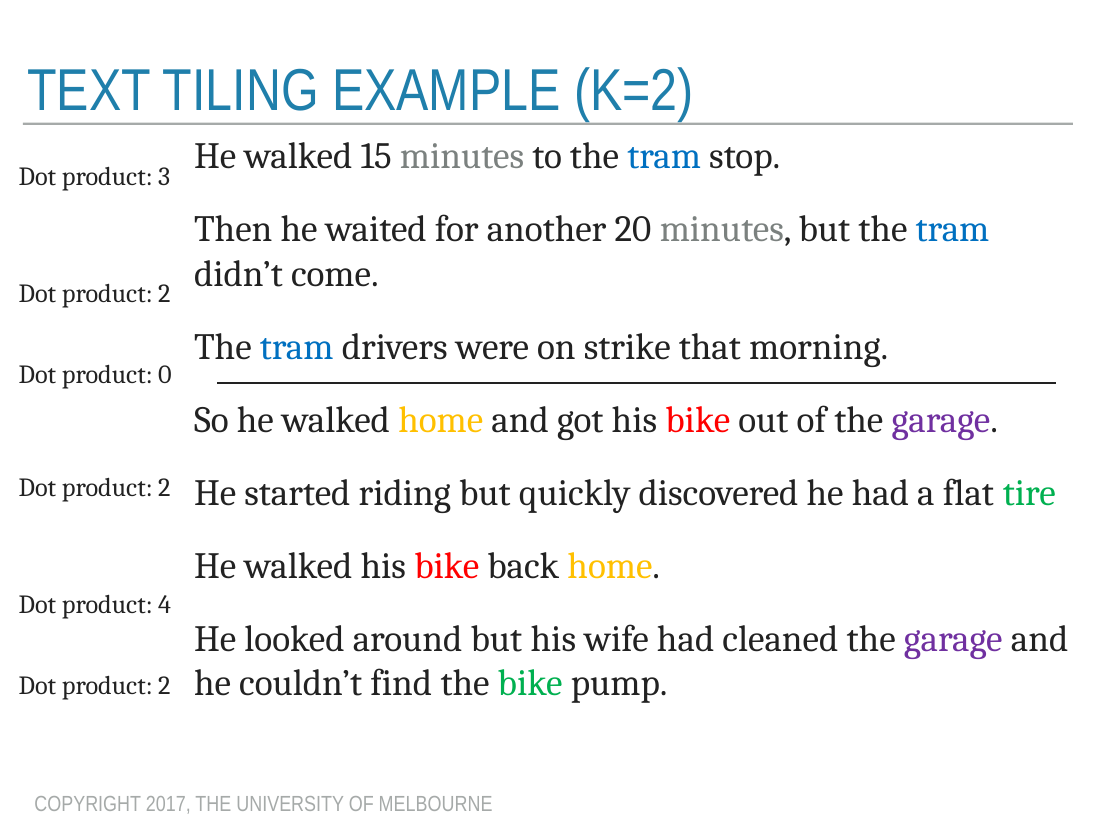
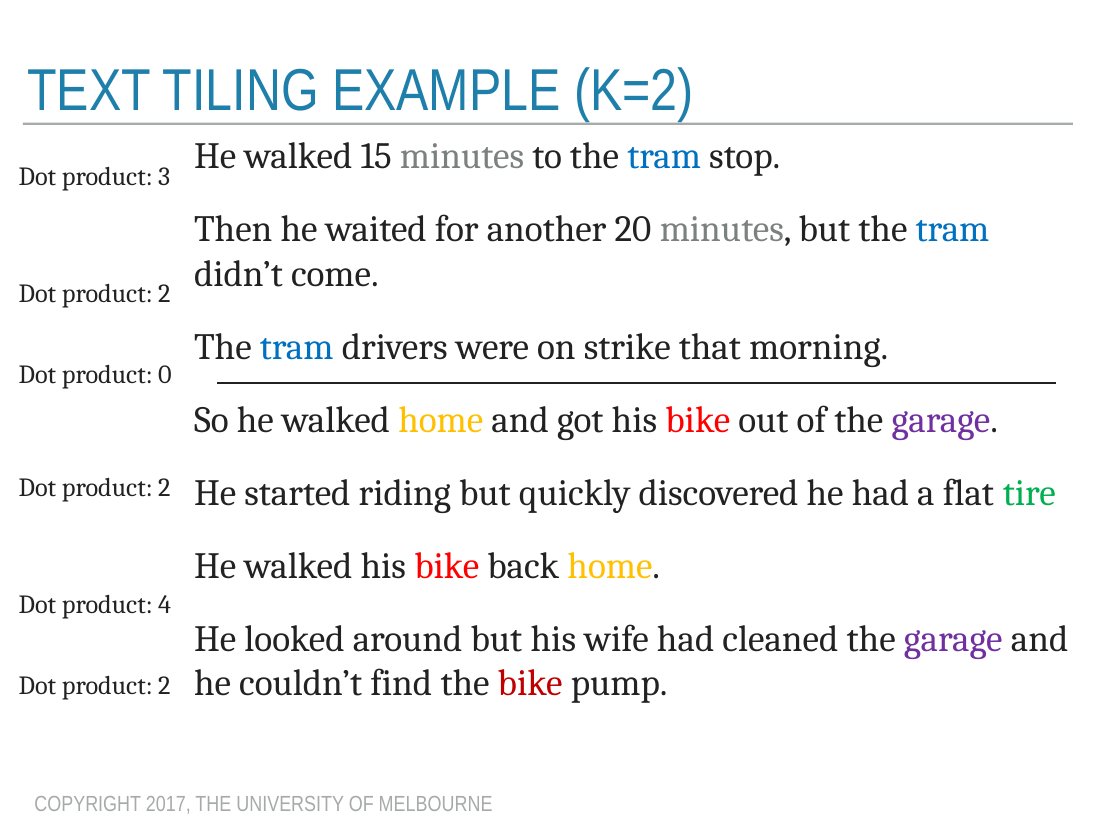
Before and after one commit to trevorcohn/comp90042, a slide deck: slide 6 of slides/WSTA_L13_discourse.pptx. Drawn at 1120x840 pixels with LibreOffice and Linux fonts; fonts in the diff are those of the drawing. Boxes give left, top, right and bottom in pixels: in the first picture for what was removed or moved away, otherwise in the second. Text is boxed around its words. In the diff, an @@ line names an element or a change of style, - is before the commit and + after.

```diff
--- a/slides/WSTA_L13_discourse.pptx
+++ b/slides/WSTA_L13_discourse.pptx
@@ text at box(194, 624, 1068, 703): text colour #00B050 to #C00000 in "bike" @@
```
Also in this commit, not shown: 11 other slides changed, 8 slides added, 2 other files.
